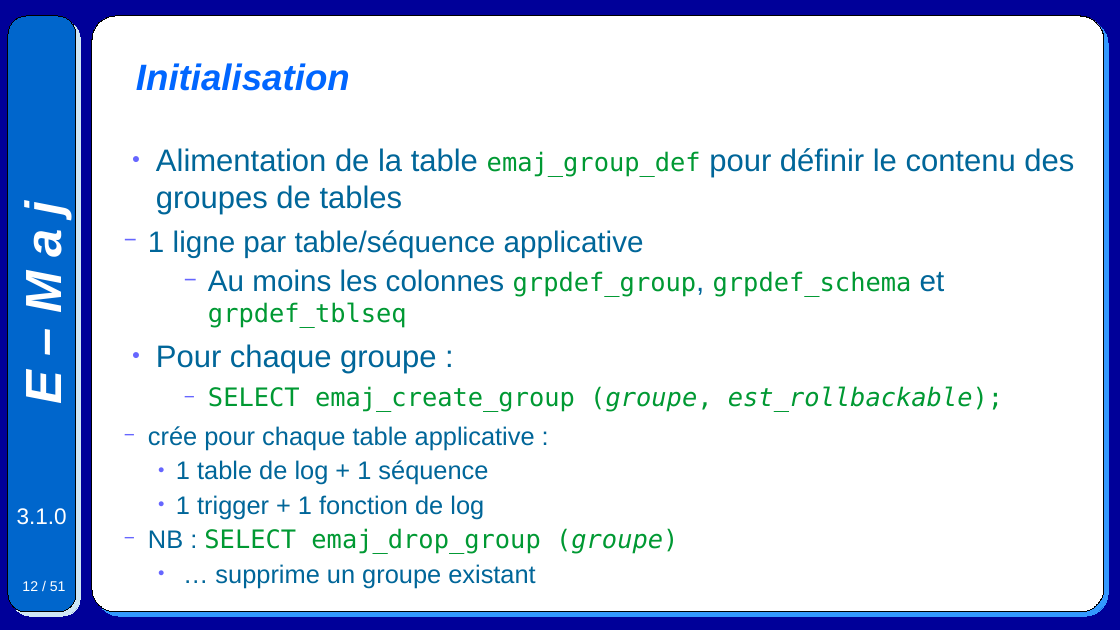
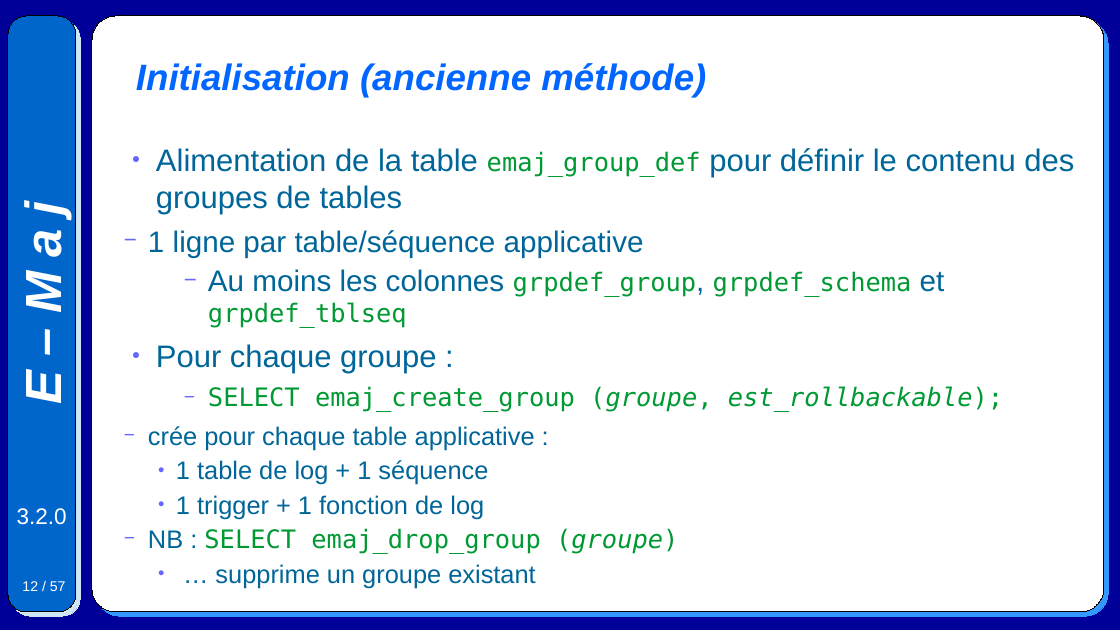
Before and after one commit to beaud76/emaj_doc, a slide deck: slide 12 of Emaj.devel_pres_fr.odp. Drawn at 1120x630 pixels with LibreOffice and Linux fonts; fonts in the diff are those of the drawing. Boxes give left, top, right and bottom in pixels: in the first picture for what was removed or moved away, otherwise in the second. Text is boxed around its words. In the diff, an @@ line names an element or a change of style, - is before the commit and + after.

```diff
--- a/Emaj.devel_pres_fr.odp
+++ b/Emaj.devel_pres_fr.odp
@@ title at (136, 63, 706, 98): text changed @@
-Initialisation
+Initialisation (ancienne méthode)
@@ text at (17, 508, 67, 525): text changed @@
-3.1.0
+3.2.0
@@ page number at (22, 581, 66, 591): text changed @@
-12 / 51
+12 / 57
```
Also in this commit, not shown: 50 other slides changed, 6 slides added, 6 other files.
